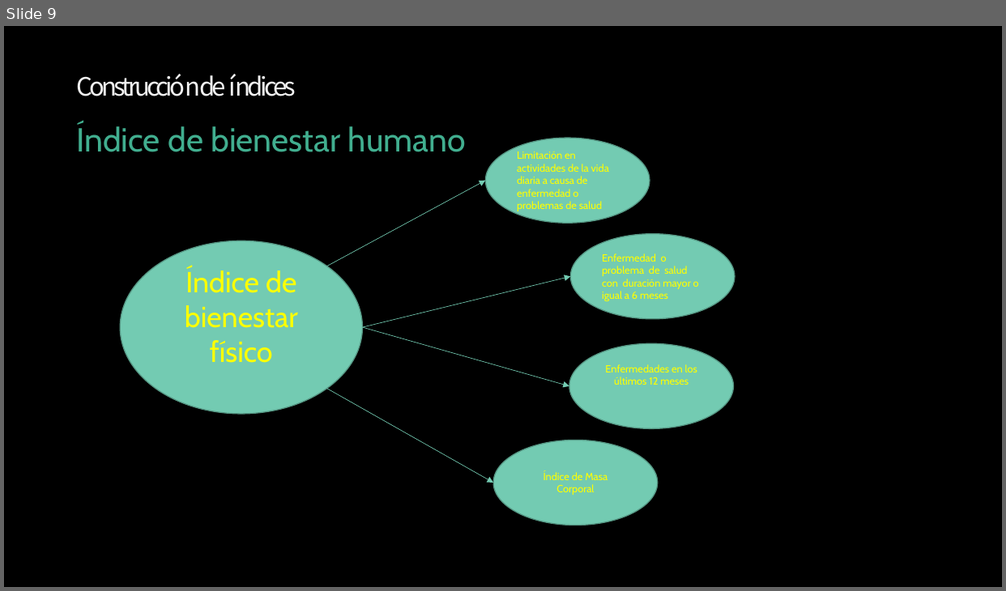
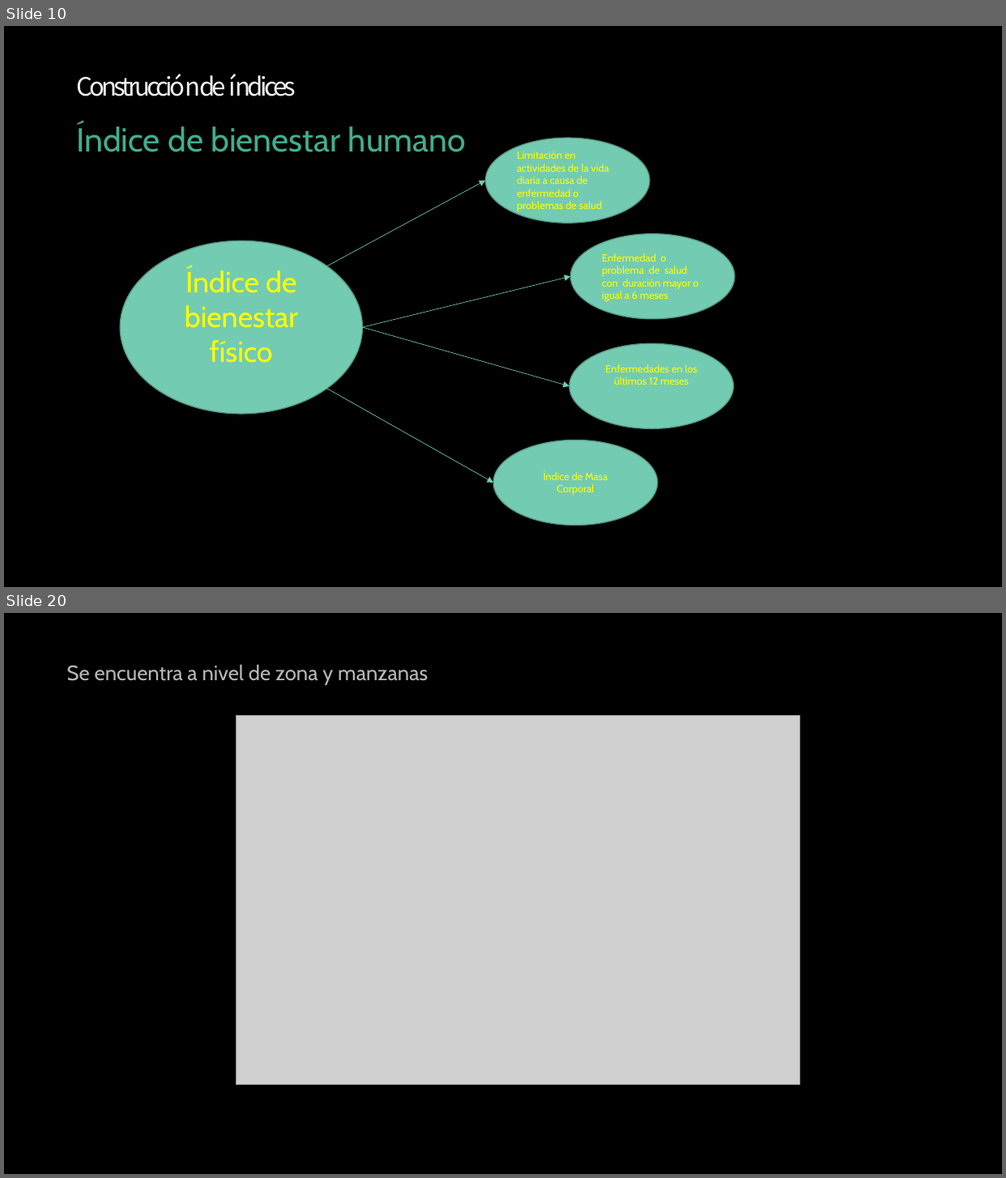
Before and after one commit to Sud-Austral/ds_indices, a slide deck: indices.pptx. Shown one above the other, each under a label of ours: slide 9 before the commit, slides 10 and 20 after it; the slides between them are not shown. The pictures are 1006x591 and 1006x1178 pixels, drawn with LibreOffice and Linux fonts; fonts in the diff are those of the drawing; grey boxes stand for pictures; background and template pictures are left out. Boxes give left, top, right and bottom in pixels: in the first picture for what was removed or moved away, otherwise in the second. Text is boxed around its words. In the diff, an @@ line names an element or a change of style, - is before the commit and + after.

```diff
--- a/indices.pptx
+++ b/indices.pptx
@@ slide 20 added at (4,613,1002,1174), background picture (left out) @@
@@ subtitle added at (67,664,428,685), 20 pt, text #B7B7B7 @@
+Se encuentra a nivel de zona y manzanas
@@ picture added at (236,716,800,1085) @@
@@ what was slide 9 is now slide 10 @@
```
Also in this commit, not shown: 17 other slides added, 1 other file.
